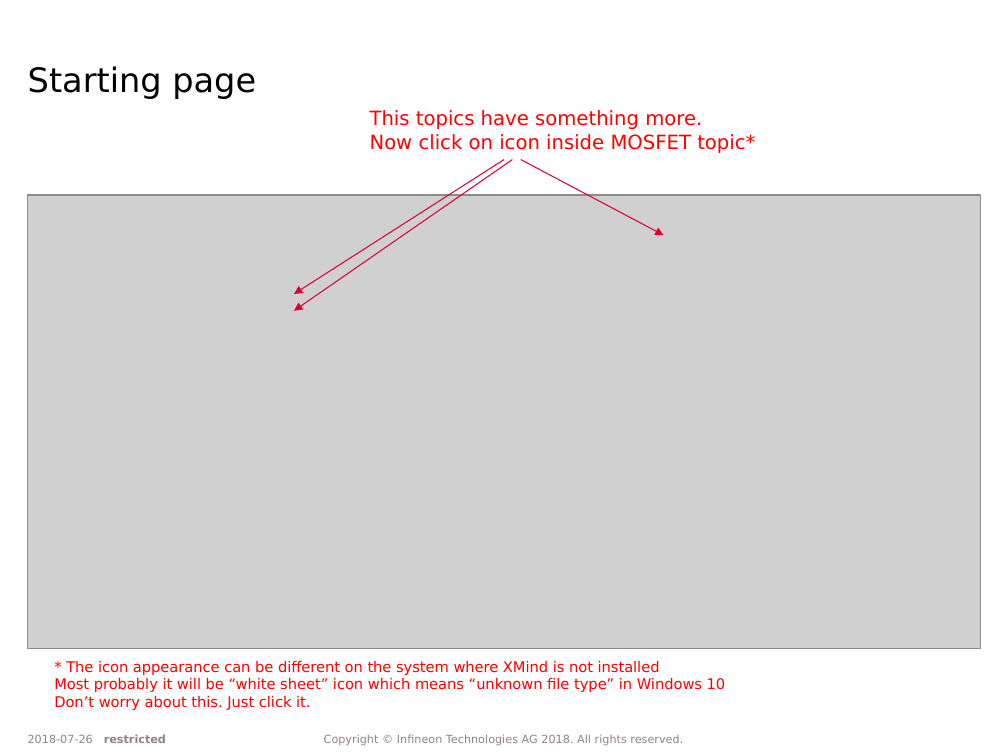
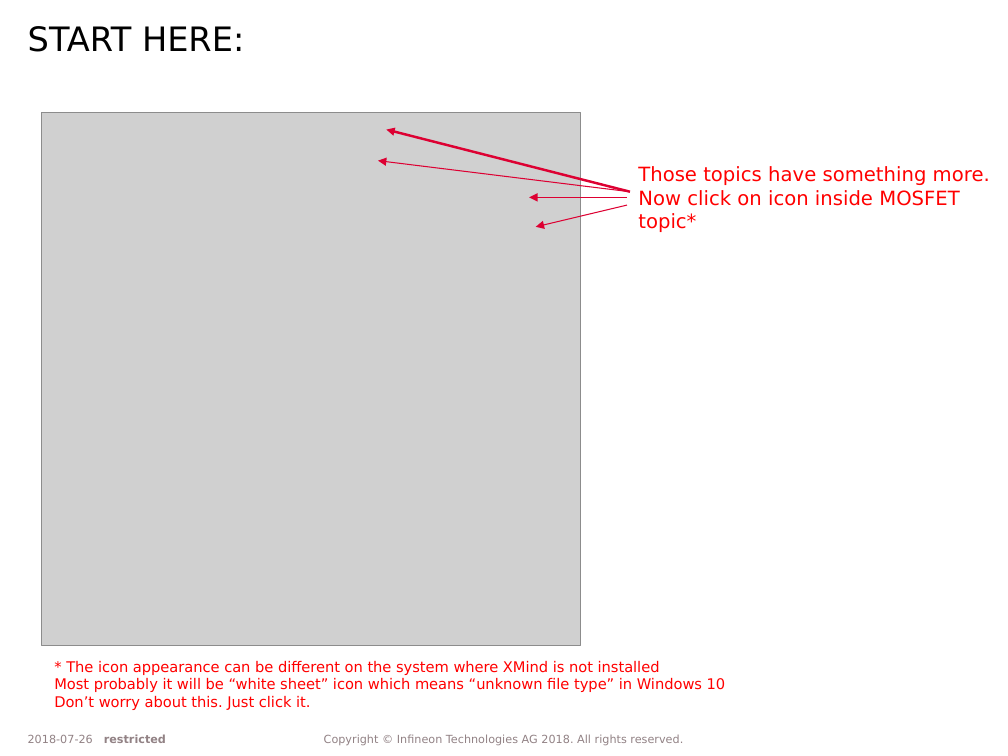
Before and after one commit to vbasov007/IFX-Product-MAP, a slide deck: slide 6 of Draft/Infineon product Mind Map and Selection Tool.pptx. Drawn at 1008x756 pixels with LibreOffice and Linux fonts; fonts in the diff are those of the drawing; grey boxes stand for pictures; background and template pictures are left out. Boxes give left, top, right and bottom in pixels: in the first picture for what was removed or moved away, otherwise in the second. Text is boxed around its words. In the diff, an @@ line names an element or a change of style, - is before the commit and + after.

Commit message:
presentation corrected

```diff
--- a/Draft/Infineon product Mind Map and Selection Tool.pptx
+++ b/Draft/Infineon product Mind Map and Selection Tool.pptx
@@ title at <box>28,26,244,52</box>: text changed @@
-Starting page
+START HERE:
@@ picture: place and size @@
-picture at <box>27,196,980,649</box>
+picture at <box>42,112,581,645</box>
@@ arrow moved from (521, 159) - (663, 235) to (630, 192) - (386, 130) @@
@@ arrow (630, 192) - (386, 130): stroke #DE0033 0.75 pt to #DE0033 1.75 pt @@
@@ arrow added from (630, 192) to (378, 160), #DE0033 0.75 pt @@
@@ text at <box>638,166,990,232</box>: text changed @@
-This topics have something more.
-Now click on icon inside MOSFET topic*
+Those topics have something more.
+Now click on icon inside MOSFET topic*
@@ arrow moved from (504, 159) - (294, 294) to (627, 198) - (529, 198) @@
@@ arrow moved from (512, 159) - (294, 310) to (627, 205) - (536, 227) @@
```
Also in this commit, not shown: 1 other file.
